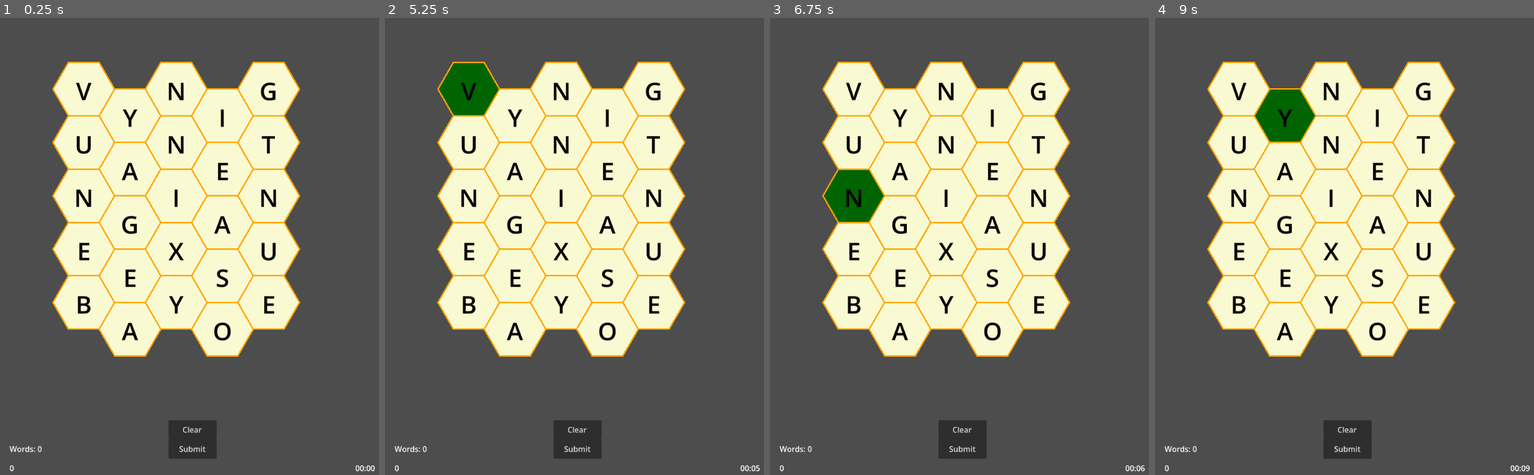
Above: before the commit, frames 1-4 (left to right).
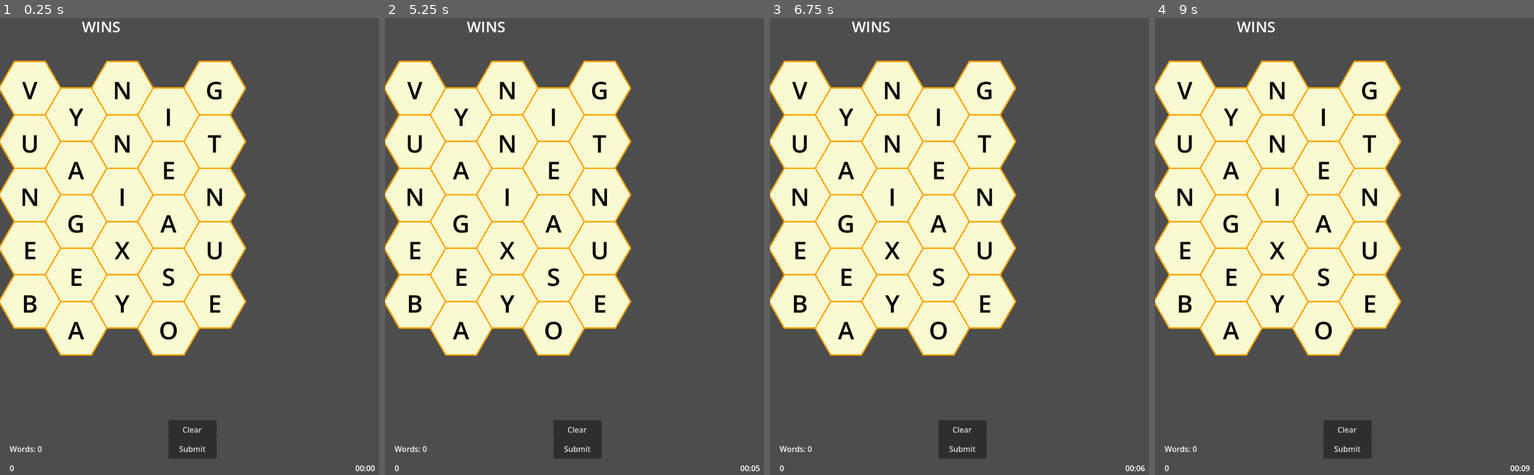
Above: after the commit, the same moments.

Repository: opensourceame/wb
Game: Godot game, scene res://scenes/Main.tscn
Two runs of this game, one before a commit and one after it. Both use one fixed random seed, a clock stepped at 60 frames per second and the inputs below.
Inputs (mouse positions are in pixels of both pictures, inside the frame that each line leads up to):
- Up to frame 1 (0.25 s): no input
- Up to frame 2 (5.25 s): click "Clear" at 0.5 s; click "Submit" at 1.25 s; click "Submit" at 2 s; click "Clear" at 2.75 s; click "Submit" at 3.5 s; click "Clear" at 4.25 s; tap Enter (ui_accept) at 5 s; move the mouse to (468, 91) at 5.02 s; click (468, 91) at 5.17 s
- Up to frame 3 (6.75 s): tap Enter (ui_accept) at 5.27, 5.75, 6.02, 6.5 s; move the mouse to (853, 141) at 5.77 s; click (853, 141) at 5.92 s; move the mouse to (853, 196) at 6.52 s; click (853, 196) at 6.67 s
- Up to frame 4 (9 s): tap Enter (ui_accept) at 7.25, 7.52, 8.27, 8.75 s; move the mouse to (1238, 251) at 7.27 s; click (1238, 251) at 7.42 s; move the mouse to (1238, 301) at 8.02 s; click (1238, 301) at 8.17 s; tap Escape (ui_cancel) at 8.65 s; move the mouse to (1283, 113) at 8.77 s; click (1283, 113) at 8.92 s

The runs differ from the first frame. In frame 1, 28% of the frame differs, in the area x 0-80%, y 0-75%; in frame 2, 28%; in frame 3, 29%; in frame 4, 29%.

Commit message:
white arrows

Diff:
--- a/scenes/Main.tscn
+++ b/scenes/Main.tscn
@@ -3,6 +3,9 @@
 [ext_resource type="Script" uid="uid://d3gb6npr6oo4m" path="res://scripts/GameManager.gd" id="2_game"]
 [ext_resource type="PackedScene" uid="uid://dev1vlrye5a0i" path="res://scenes/GridManager.tscn" id="2_rarhs"]
 [ext_resource type="Script" uid="uid://bewyf1ek3euuf" path="res://scripts/UIManager.gd" id="3_ui"]
+
+[sub_resource type="LabelSettings" id="LabelSettings_0bbpv"]
+font_size = 31
 
 [node name="Main" type="Node2D" unique_id=1302130063]
 
@@ -10,6 +13,15 @@
 grid_width = 5
 grid_height = 5
 hex_size = 64.0
+
+[node name="Tiles" type="CanvasLayer" parent="GridManager" unique_id=305873846]
+follow_viewport_enabled = true
+
+[node name="Arrows" type="CanvasLayer" parent="GridManager" unique_id=1547026832]
+follow_viewport_enabled = true
+
+[node name="Camera2D" type="Camera2D" parent="GridManager" unique_id=324529156]
+position = Vector2(338, 338)
 
 [node name="GameManager" type="Node" parent="." unique_id=1588637464]
 script = ExtResource("2_game")
@@ -23,9 +35,6 @@
 grow_vertical = 2
 script = ExtResource("3_ui")
 
-[node name="Camera2D" type="Camera2D" parent="." unique_id=324529156]
-position = Vector2(226, 336)
-
 [node name="UI" type="CanvasLayer" parent="." unique_id=1457645348]
 
 [node name="WordDisplay" type="Label" parent="UI" unique_id=50927497]
@@ -34,12 +43,14 @@
 anchor_top = 1.0
 anchor_right = 0.5
 anchor_bottom = 1.0
-offset_left = -100.0
-offset_top = -80.0
-offset_right = 100.0
-offset_bottom = -40.0
+offset_left = -290.0
+offset_top = -996.0
+offset_right = -90.0
+offset_bottom = -956.0
 grow_horizontal = 2
 grow_vertical = 0
+text = "WINS"
+label_settings = SubResource("LabelSettings_0bbpv")
 horizontal_alignment = 1
 vertical_alignment = 1
 
--- a/scripts/GameManager.gd
+++ b/scripts/GameManager.gd
@@ -11,7 +11,7 @@
 var is_game_active: bool = true
 var word_validator: WordValidator
 
-@onready var grid_manager: GridManager = $"../GridManager"
+@onready var grid_manager: GridManager = get_tree().current_scene.get_node("GridManager")
 
 func _ready():
 	word_validator = WordValidator.new()
--- a/scripts/GridManager.gd
+++ b/scripts/GridManager.gd
@@ -5,6 +5,9 @@
 @export var grid_height: int = 2
 @export var hex_size: float = 48.0
 @export var tile_scene: PackedScene
+
+@onready var tiles_canvas = $Tiles
+@onready var arrows_canvas = $Arrows
 
 var grid: Dictionary = {}
 var selected_tiles: Array[HexTile] = []
@@ -28,7 +31,7 @@
 func create_hex_tile(q: int, r: int):
 	var tile = tile_scene.instantiate()
 	tile.hex_radius = hex_size
-	add_child(tile)
+	tiles_canvas.add_child(tile)
 
 	var pos = hex_to_pixel(q, r)
 	tile.position = pos
@@ -82,7 +85,13 @@
 		selected_tiles.append(tile)
 		tile.set_selected(true)
 		current_word += tile.letter
+		recalculate_word()
 		update_word_display()
+
+		# Draw arrow from previous tile to current tile
+		if selected_tiles.size() > 1:
+			var previous_tile = selected_tiles[-2]
+			draw_arrow(previous_tile, tile)
 
 func deselect_tile(tile: HexTile):
 	selected_tiles.erase(tile)
@@ -90,11 +99,17 @@
 	recalculate_word()
 	update_word_display()
 
+	# Clear all arrows and redraw them for remaining selected tiles
+	clear_arrows()
+	redraw_all_arrows()
+
 func is_adjacent_to_last_selected(tile: HexTile) -> bool:
 	if selected_tiles.is_empty():
 		return true
 
 	var last_tile = selected_tiles[-1]
+
+
 	var dq = tile.grid_q - last_tile.grid_q
 	var dr = tile.grid_r - last_tile.grid_r
 
@@ -125,6 +140,7 @@
 	selected_tiles.clear()
 	current_word = ""
 	update_word_display()
+	clear_arrows()
 
 func _input(event):
 	if event.is_action_pressed("ui_accept"):
@@ -138,3 +154,32 @@
 		if game_manager:
 			game_manager.submit_word(current_word)
 		clear_selection()
+
+func draw_arrow(from_tile: HexTile, to_tile: HexTile):
+	var arrow = Line2D.new()
+	arrow.width = 5.0
+	arrow.default_color = Color.WHITE
+	arrow.add_point(from_tile.position)
+	arrow.add_point(to_tile.position)
+
+	# Add arrowhead
+	var direction = (to_tile.position - from_tile.position).normalized()
+	var arrowhead_length = 15.0
+	var arrowhead_angle = deg_to_rad(30)
+
+	var head_point1 = to_tile.position - direction.rotated(arrowhead_angle) * arrowhead_length
+	var head_point2 = to_tile.position - direction.rotated(-arrowhead_angle) * arrowhead_length
+
+	arrow.add_point(head_point1)
+	arrow.add_point(to_tile.position)
+	arrow.add_point(head_point2)
+
+	arrows_canvas.add_child(arrow)
+
+func clear_arrows():
+	for child in arrows_canvas.get_children():
+		child.queue_free()
+
+func redraw_all_arrows():
+	for i in range(1, selected_tiles.size()):
+		draw_arrow(selected_tiles[i-1], selected_tiles[i])
